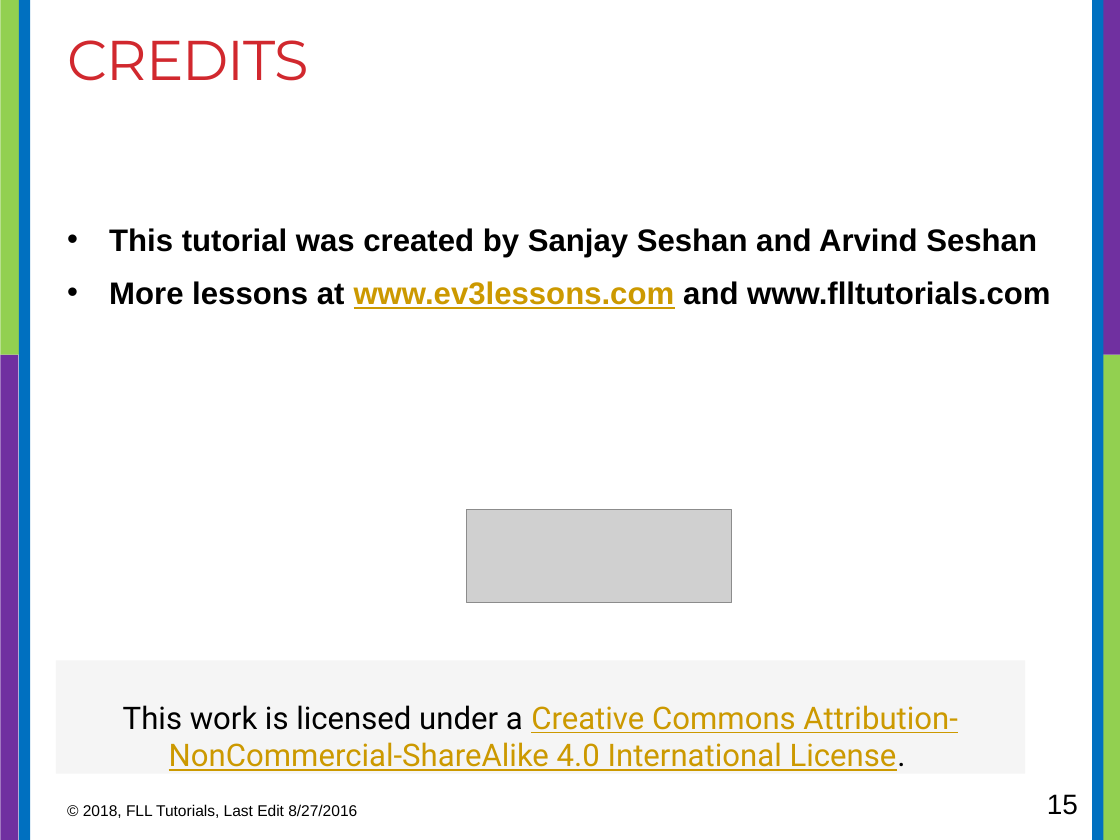
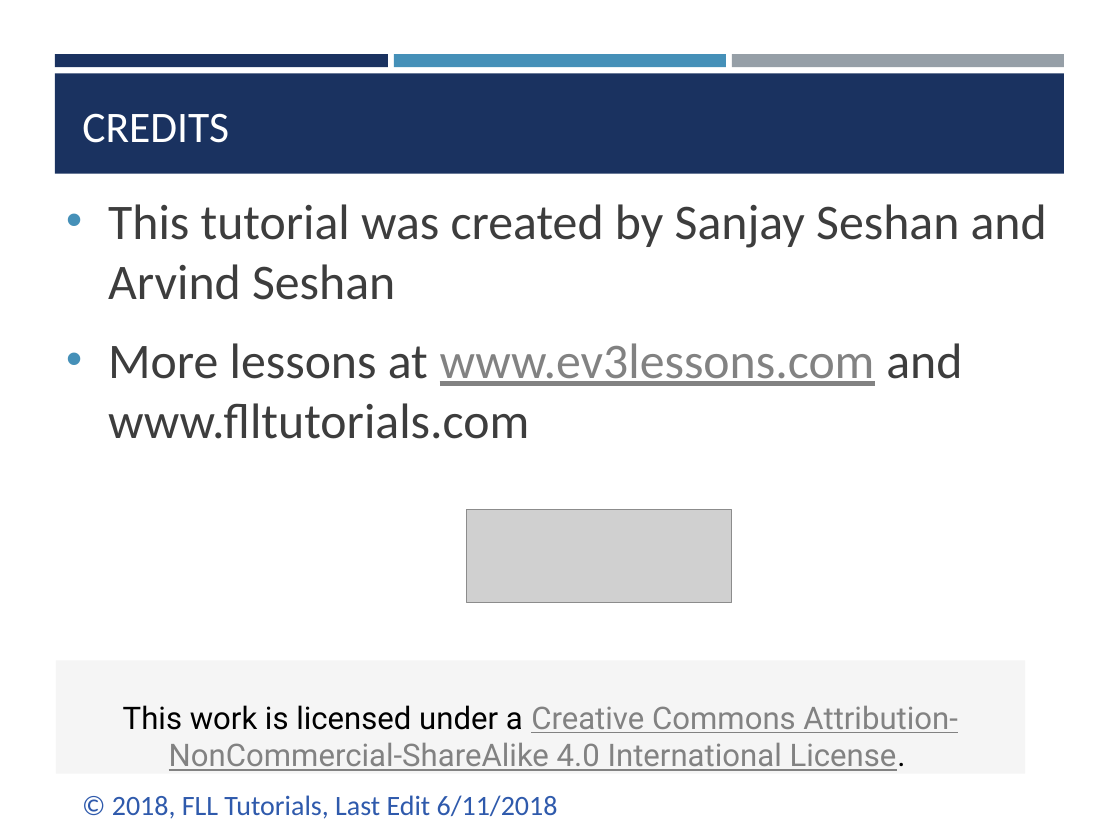
Before and after one commit to ev3lessons/FLL-Tutorials, a slide deck: slide 15 of translations/en-us/RobotGame/TechnicBasics.pptx. Drawn at 1120x840 pixels with LibreOffice and Linux fonts; fonts in the diff are those of the drawing; grey boxes stand for pictures. Boxes give left, top, right and bottom in pixels: in the first picture for what was removed or moved away, otherwise in the second. Text is boxed around its words. In the diff, an @@ line names an element or a change of style, - is before the commit and + after.

```diff
--- a/translations/en-us/RobotGame/TechnicBasics.pptx
+++ b/translations/en-us/RobotGame/TechnicBasics.pptx
@@ rectangle removed at [0, 0, 22, 355] @@
@@ rectangle removed at [19, 0, 30, 840] @@
@@ rectangle removed at [1092, 0, 1103, 840] @@
@@ rectangle removed at [1098, 0, 1120, 355] @@
@@ rectangle added at [55, 54, 388, 67], fill #1A3260 @@
@@ rectangle added at [394, 54, 726, 67], fill #4590B8 @@
@@ rectangle added at [732, 54, 1064, 67], fill #969FA7 @@
@@ rectangle added at [55, 74, 1064, 174], fill #1A3260 @@
@@ title "CREDITS": place and size @@
-title "CREDITS" at [67, 40, 309, 81]
+title "CREDITS" at [82, 113, 229, 143]
@@ title "CREDITS" at [82, 113, 229, 143]: size 36 to 28 pt, font Montserrat to Calibri, text colour #D1282E to #FFFFFF, letter spacing -0.6 to 0 pt; vertical alignment top to bottom @@
@@ text "This tutorial was created by ...": place and size @@
-text "This tutorial was created by ..." at [109, 228, 1050, 309]
+text "This tutorial was created by ..." at [108, 204, 1047, 439]
@@ text "This tutorial was created by ..." at [108, 204, 1047, 439]: size 20 to 32 pt, font Arial to Calibri, bold off; text colour #000000 to #3D3D3D in "This tutorial was created by Sanjay Seshan ...", "More lessons at and www.flltutorials.com"; text colour #CC9900 to #828282 in "www.ev3lessons.com"; more space between paragraphs @@
@@ rectangle removed at [0, 355, 18, 840] @@
@@ rectangle removed at [1102, 355, 1120, 840] @@
@@ rectangle "This work is licensed under ..." at [56, 661, 1025, 774]: text colour #CC9900 to #828282 in "Creative Commons Attribution-NonCommercial-ShareAlike 4.0 In ..." @@
@@ text at [112, 795, 558, 819]: text changed; size 10 to 18 pt; font Arial to Calibri; text colour #000000 to #2F5AAC @@
-© 2018, FLL Tutorials, Last Edit 8/27/2016
+© 2018, FLL Tutorials, Last Edit 6/11/2018
@@ page number removed at [1047, 794, 1078, 815] @@
-15
```
Also in this commit, not shown: 14 other slides changed, 18 other files.
